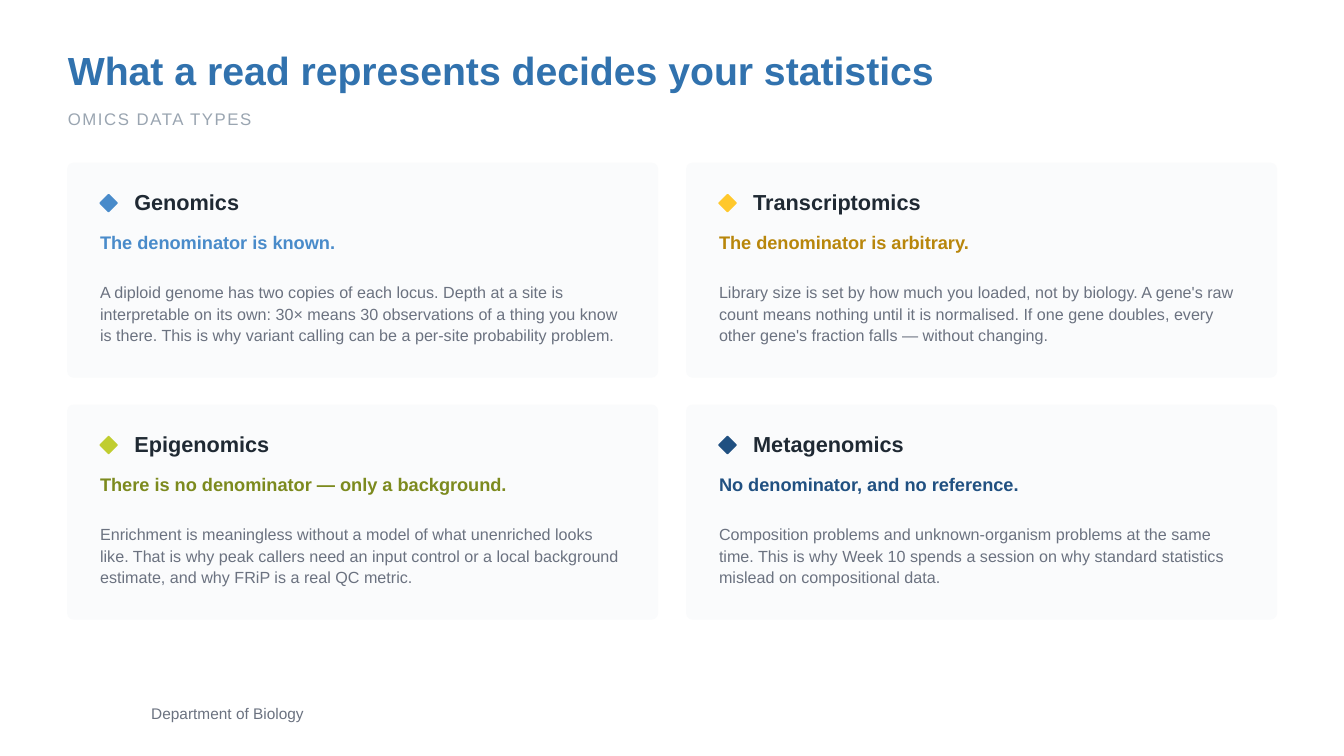
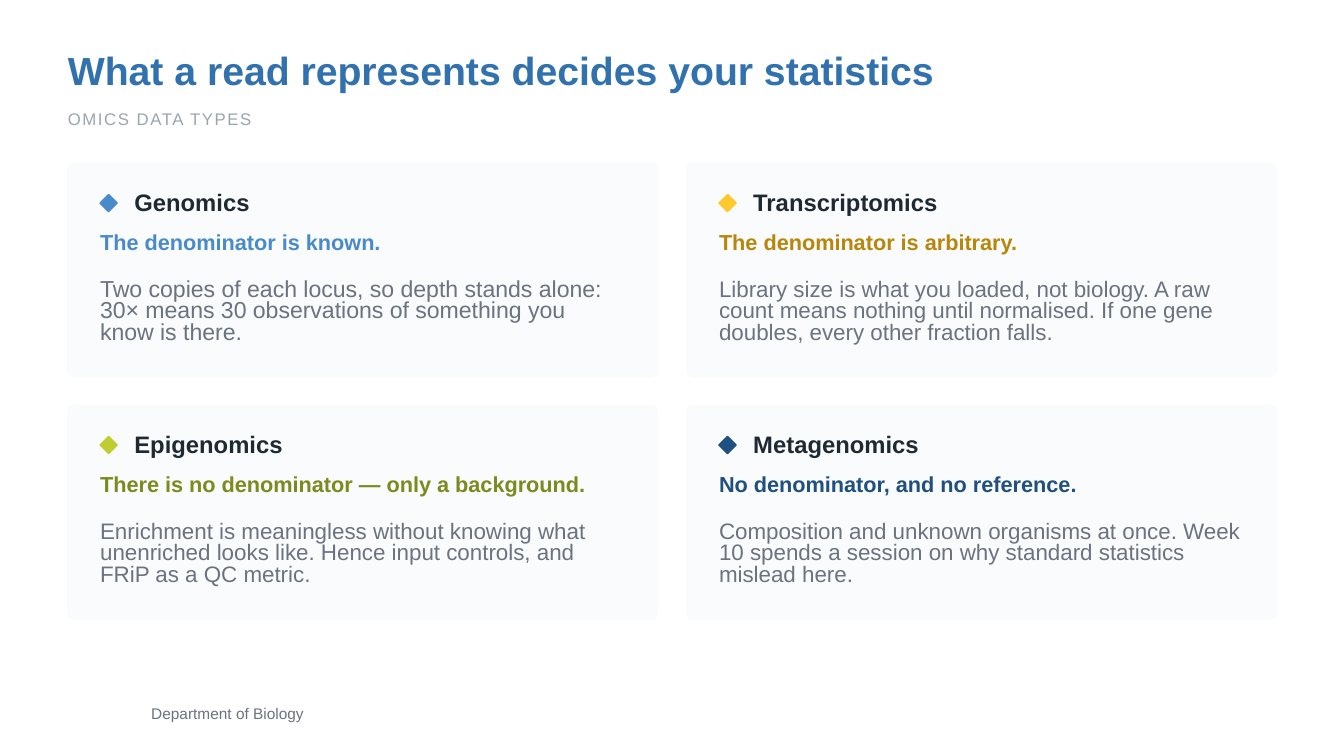
Before and after one commit to zhan4429/TuftsAppliedBioinfo, a slide deck: slide 4 of slides/week-02/Week02_Session1_Sequencing_Design_QC.pptx. Drawn at 1344x756 pixels with LibreOffice and Linux fonts; fonts in the diff are those of the drawing; background and template pictures are left out. Boxes give left, top, right and bottom in pixels: in the first picture for what was removed or moved away, otherwise in the second. Text is boxed around its words. In the diff, an @@ line names an element or a change of style, - is before the commit and + after.

Commit message:
update wee01 and week2 labs and slides

```diff
--- a/slides/week-02/Week02_Session1_Sequencing_Design_QC.pptx
+++ b/slides/week-02/Week02_Session1_Sequencing_Design_QC.pptx
@@ text at bbox=[100, 280, 602, 340]: text changed; size 11.5 to 16.5 pt @@
-A diploid genome has two copies of each locus. Depth at a site is interpretable on its own: 30× means 30 observations of a thing you know is there. This is why variant calling can be a per-site probability problem.
+Two copies of each locus, so depth stands alone: 30× means 30 observations of something you know is there.
@@ text at bbox=[719, 281, 1213, 345]: text changed; size 11.5 to 16 pt @@
-Library size is set by how much you loaded, not by biology. A gene's raw count means nothing until it is normalised. If one gene doubles, every other gene's fraction falls — without changing.
+Library size is what you loaded, not biology. A raw count means nothing until normalised. If one gene doubles, every other fraction falls.
@@ size 15.5 to 17 pt in 4 elements at bbox=[134, 193, 249, 212], bbox=[753, 193, 937, 216], bbox=[134, 435, 282, 458], bbox=[753, 435, 919, 458] @@
@@ size 13 to 15.5 pt in 4 elements at bbox=[100, 234, 381, 250], bbox=[719, 234, 1017, 255], bbox=[100, 476, 585, 497], bbox=[719, 476, 1077, 496] @@
@@ text at bbox=[100, 523, 585, 586]: text changed; size 11.5 to 16 pt @@
-Enrichment is meaningless without a model of what unenriched looks like. That is why peak callers need an input control or a local background estimate, and why FRiP is a real QC metric.
+Enrichment is meaningless without knowing what unenriched looks like. Hence input controls, and FRiP as a QC metric.
@@ text at bbox=[719, 523, 1240, 582]: text changed; size 11.5 to 16 pt @@
-Composition problems and unknown-organism problems at the same time. This is why Week 10 spends a session on why standard statistics mislead on compositional data.
+Composition and unknown organisms at once. Week 10 spends a session on why standard statistics mislead here.
```
Also in this commit, not shown: 19 other slides changed, 2 other files.
